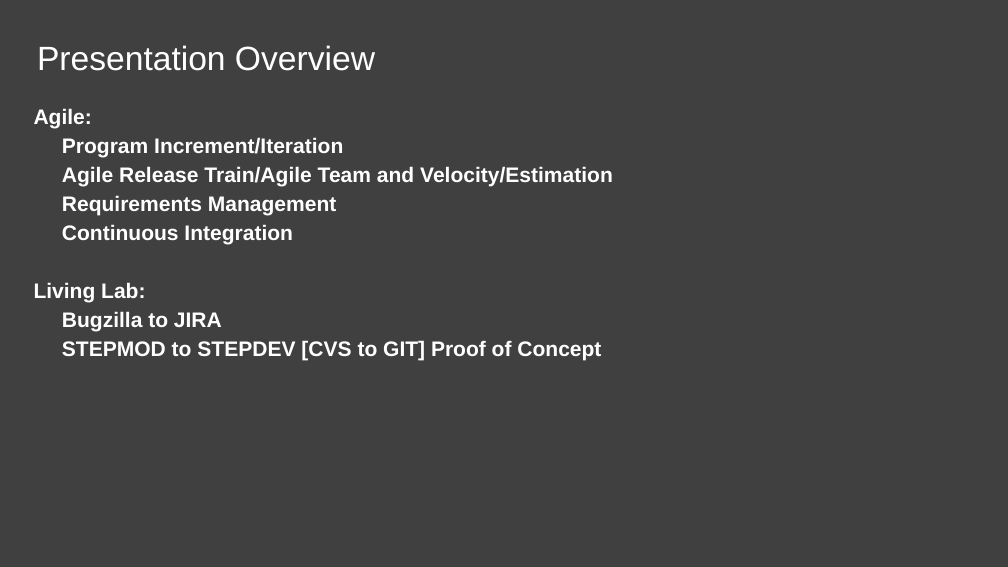
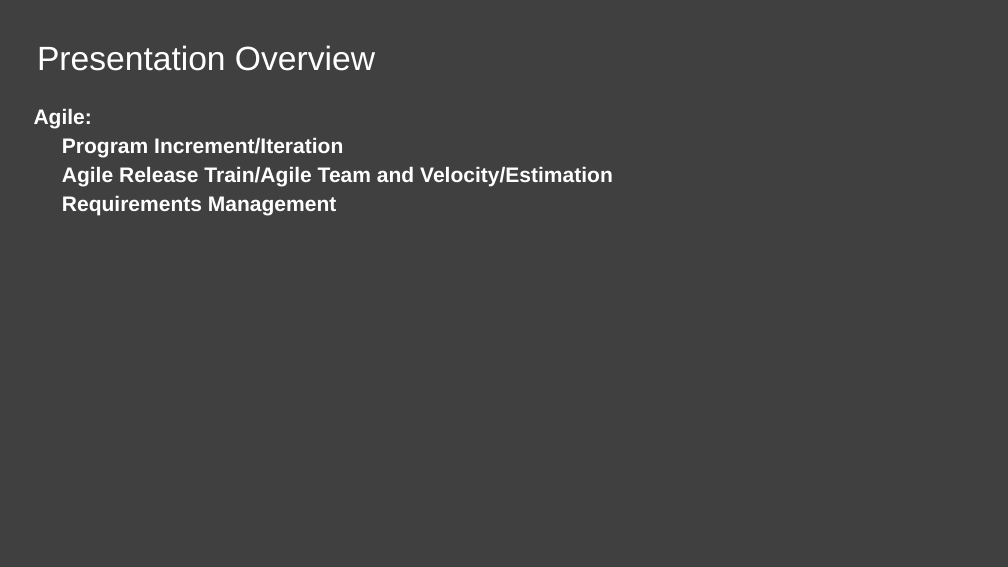
Before and after one commit to agile4mbsd/papers, a slide deck: slide 2 of 01 - Agile for Model-Based Standards Development/D - Presentations/PDES.Presentation.pptx. Drawn at 1008x567 pixels with LibreOffice and Linux fonts; fonts in the diff are those of the drawing; background and template pictures are left out. Boxes give left, top, right and bottom in pixels: in the first picture for what was removed or moved away, otherwise in the second. Text is boxed around its words. In the diff, an @@ line names an element or a change of style, - is before the commit and + after.

```diff
--- a/01 - Agile for Model-Based Standards Development/D - Presentations/PDES.Presentation.pptx
+++ b/01 - Agile for Model-Based Standards Development/D - Presentations/PDES.Presentation.pptx
@@ text at (34, 224, 601, 360): paragraphs removed @@
-  Continuous Integration
-Living Lab:
-  Bugzilla to JIRA
-  STEPMOD to STEPDEV [CVS to GIT] Proof of Concept
```
Also in this commit, not shown: 1 other slide changed, 1 slide added, 3 slides removed.
